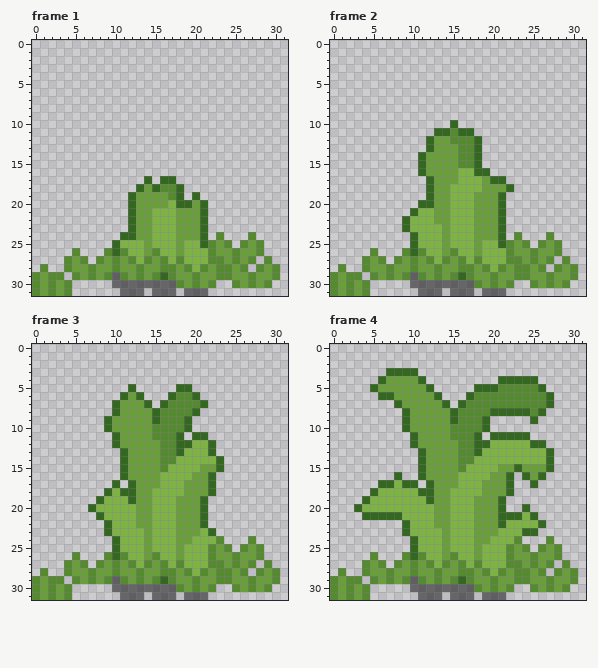
Two versions of one pixel-art file, Assets/Arts/Plant/GrassSprite/TallGrass_02/TallGrass_02_Grow.aseprite. That is the earlier state.
32x32 pixels, 5 frames. Shown: frame 1, frame 2, frame 3, frame 4. The commit also changed other frames, which this record leaves out.
After the commit:
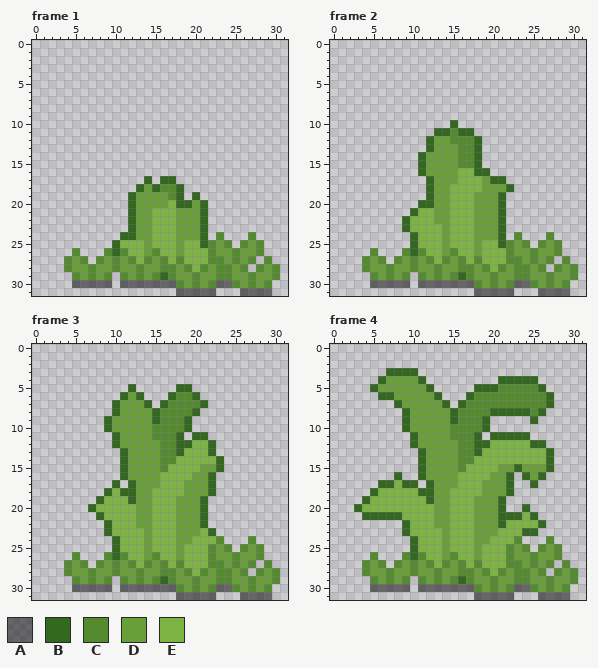
Palette (. is transparent): A #00000080  B #33691e  C #558b2f  D #689f38  E #7cb342
The exact change:
Frame 1, layers "Flower", "Shadow":
The edit adds colour A in row 30 at x 5 to 9 and 23 to 24; in row 31 at x 18, 22 and 26 to 29.
The author cleared colour A in rows 29 to 30 at x 10; in row 31 at x 11 to 13 and 15 to 17.
The author cleared colour C in row 28 at x 1; in row 29 at x 0 and 2 to 3; in rows 30 to 31 at x 0, 2 and 4.
The author cleared colour D in row 29 at x 1; in rows 30 to 31 at x 1 and 3.
Frame 2, layers "Flower", "Shadow": the same change as frame 1
Frame 3, layers "Flower", "Shadow": the same change as frame 1
Frame 4, layers "Flower", "Shadow": the same change as frame 1
Boxes around the changes in both pictures, in picture pixels (x1, y1, x2, y2):
changed: (32, 264, 272, 296)
changed: (330, 264, 570, 296)
changed: (32, 568, 272, 600)
changed: (330, 568, 570, 600)
